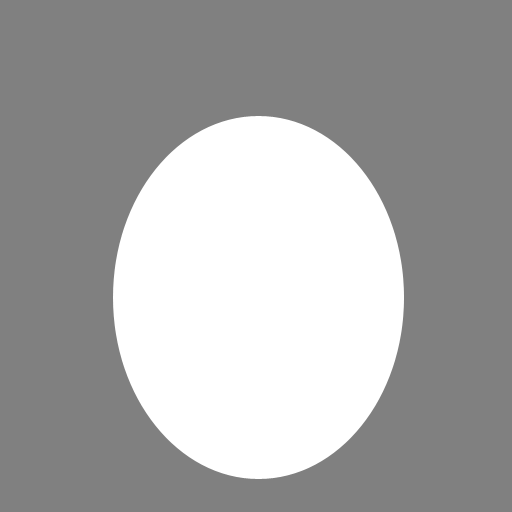
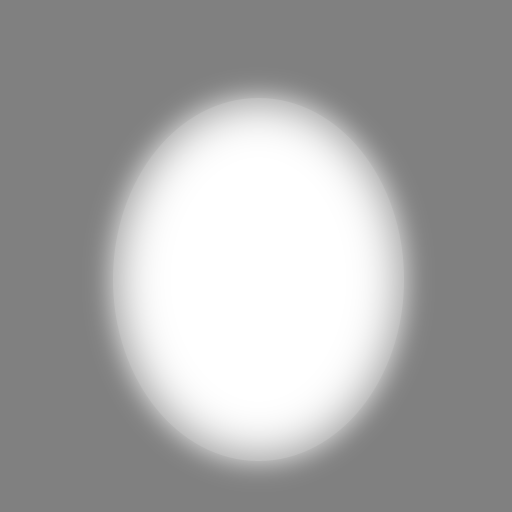
Revision of a layered 512 × 512 image; what changed, layer by layer:
painted on "Shape 1" over [87, 73, 430, 486]
